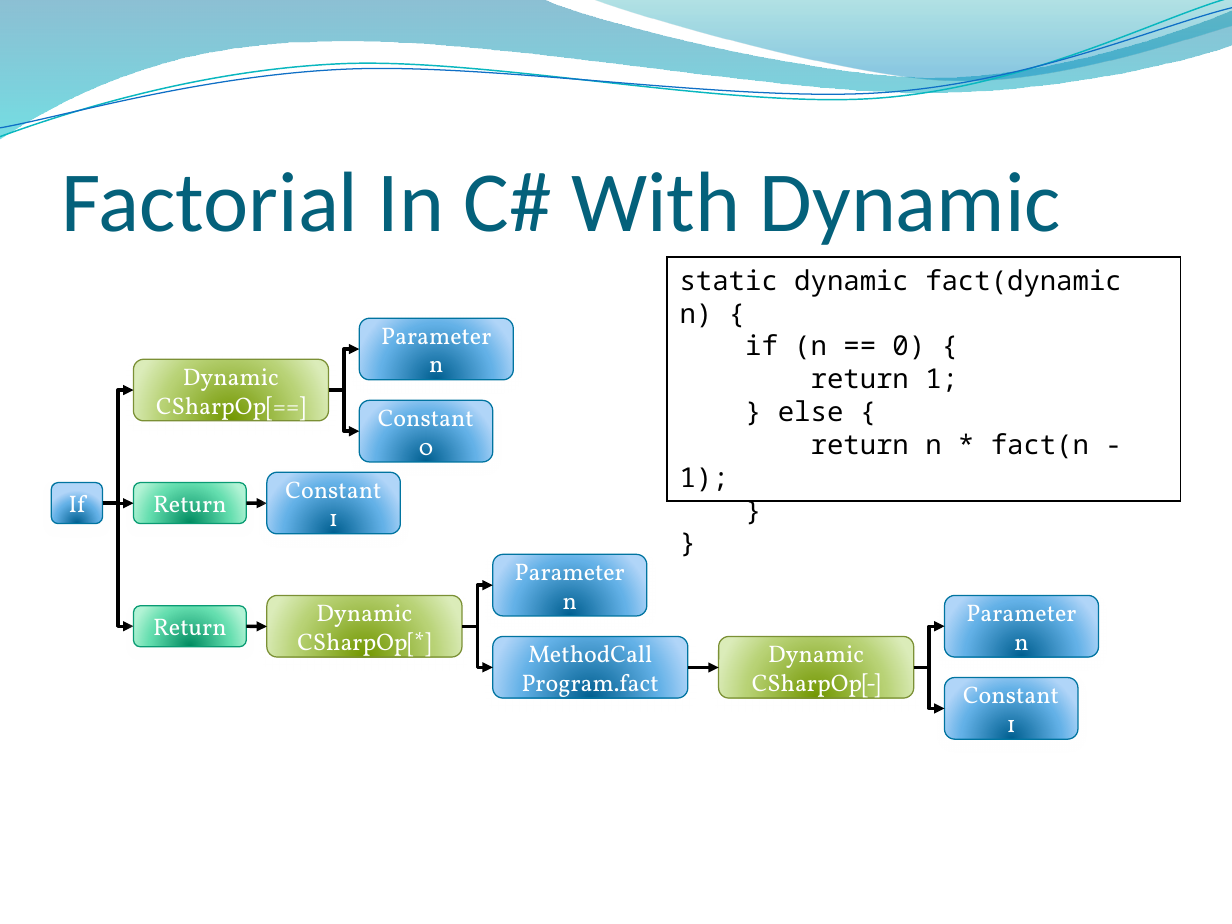
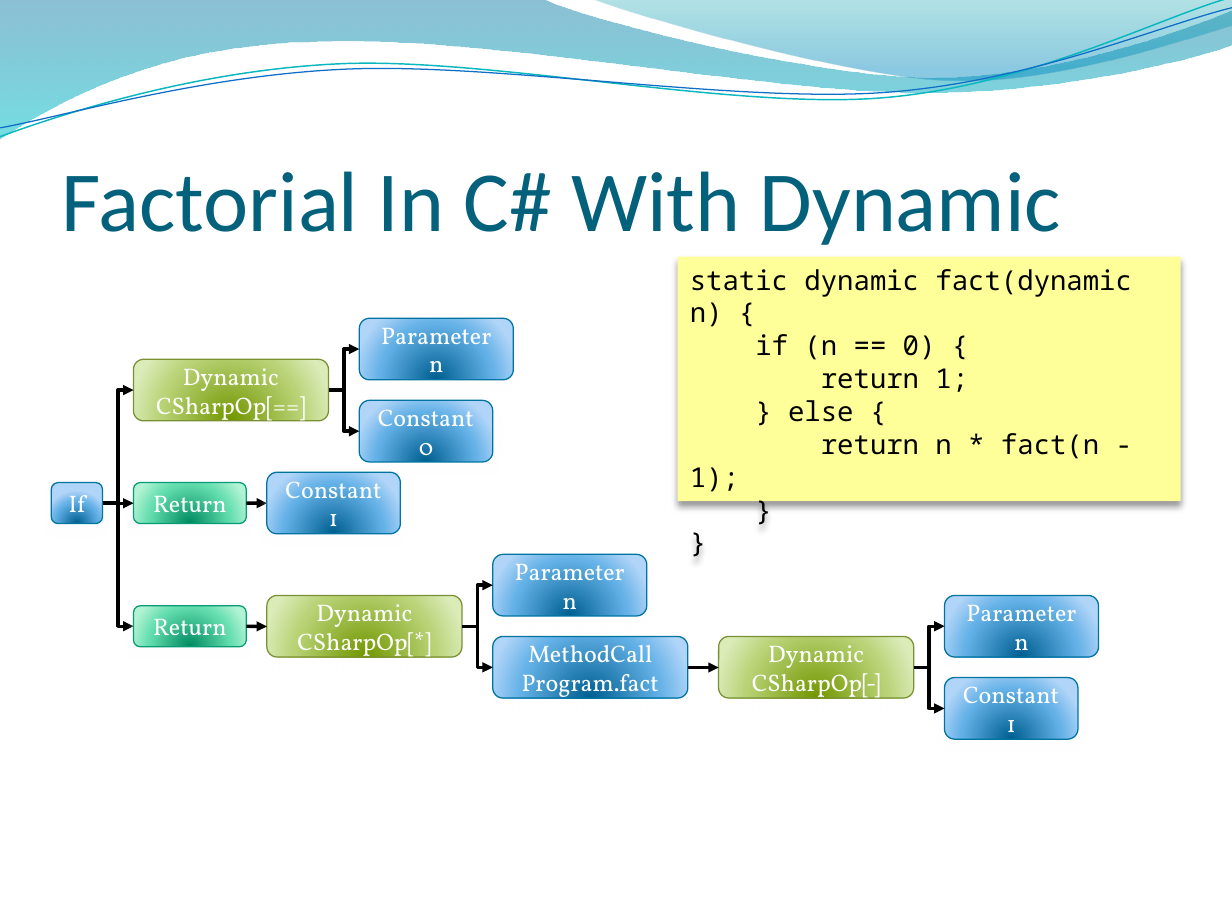
Before and after one commit to dahlbyk/Presentations, a slide deck: slide 23 of DLR/KDahlby.201006.KCDC.DLR.pptx. Drawn at 1232x924 pixels with LibreOffice and Linux fonts; fonts in the diff are those of the drawing; background and template pictures are left out. Boxes give left, top, right and bottom in pixels: in the first picture for what was removed or moved away, otherwise in the second. Text is boxed around its words. In the diff, an @@ line names an element or a change of style, - is before the commit and + after.

```diff
--- a/DLR/KDahlby.201006.KCDC.DLR.pptx
+++ b/DLR/KDahlby.201006.KCDC.DLR.pptx
@@ rectangle "static dynamic fact(dynamic n) {": place and size @@
-rectangle "static dynamic fact(dynamic n) {" at (668, 256, 1181, 501)
+rectangle "static dynamic fact(dynamic n) {" at (678, 256, 1180, 501)
@@ rectangle "static dynamic fact(dynamic n) {" at (678, 256, 1180, 501): fill #FFFFFF to #FFFF99; outline #000000 1 pt to none; shadow on @@
```
Also in this commit, not shown: 9 other slides changed.
